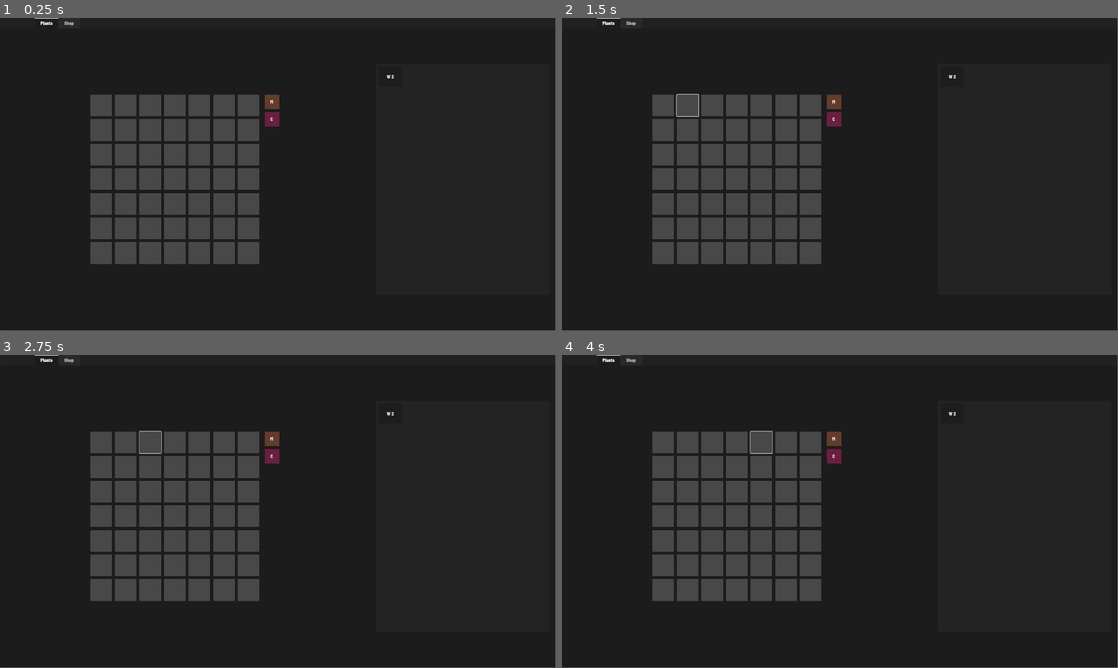
Above: before the commit, frames 1-4 (two rows, left to right).
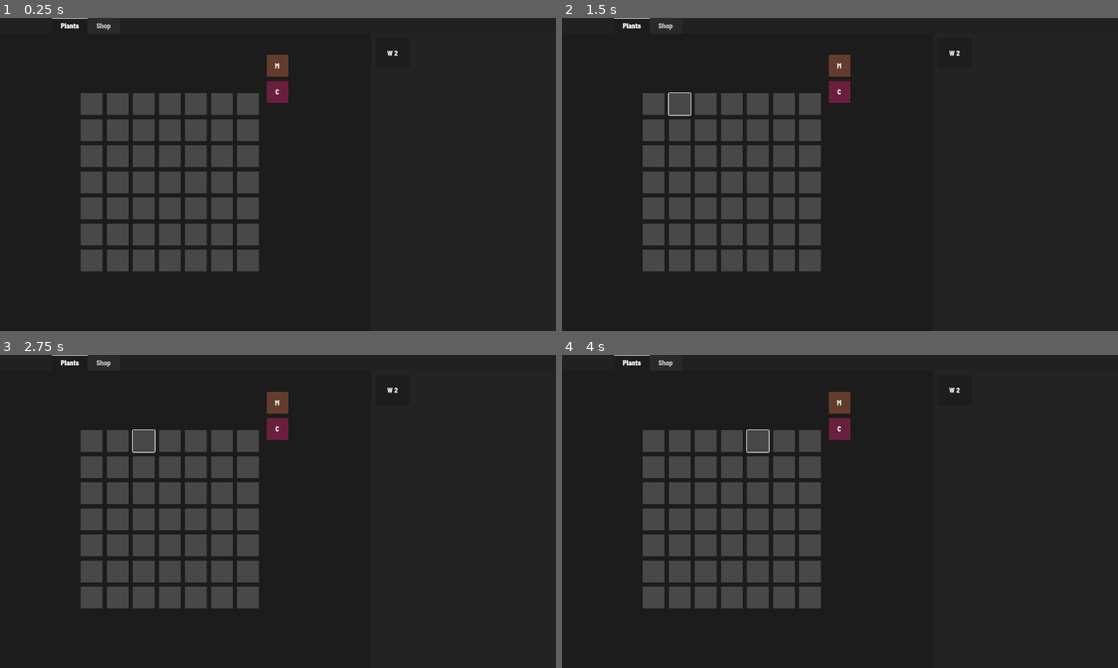
Above: after the commit, the same moments.

Repository: tylercchase/agricraft_godot
Game: Godot game, scene res://src/main.tscn
Two runs of this game, one before a commit and one after it. Both use one fixed random seed, a clock stepped at 60 frames per second and the inputs below. The engine's default icon, where the game draws it, is replaced by a stand-in: a white triangle on a blue panel in a dark square.
Inputs (mouse positions are in pixels of both pictures, inside the frame that each line leads up to; where the layout moved, square brackets give the same spot in the first picture):
- Up to frame 1 (0.25 s): no input
- Up to frame 2 (1.5 s): click (650, 102) [662, 105] at 0.5 s; click (678, 102) [689, 105] at 1.25 s
- Up to frame 3 (2.75 s): click (144, 439) [150, 442] at 2 s
- Up to frame 4 (4 s): click (734, 439) [734, 442] at 2.75 s; click (756, 439) [762, 442] at 3.5 s
In our replay, the window is 799x449 before the commit and 800x450 after it. These sizes can differ from the game's own. Grey fills any space a smaller window leaves; there, only what the larger window draws over its background counts as a difference.

The runs differ from the first frame. In frame 1, 7.6% of the frame differs, in the area x 6-72%, y 0-81%; in frame 2, 7.7%; in frame 3, 7.7%; in frame 4, 7.7%.

Commit message:
style: resolution stuff

Diff:
--- a/project.godot
+++ b/project.godot
@@ -21,8 +21,8 @@
 
 [display]
 
-window/size/viewport_width=1920
-window/size/viewport_height=1080
+window/size/viewport_width=1280
+window/size/viewport_height=720
 
 [editor_plugins]
 
--- a/src/plant_box/plant_box.tscn
+++ b/src/plant_box/plant_box.tscn
@@ -7,7 +7,7 @@
 bg_color = Color(0.282353, 0.282353, 0.282353, 1)
 
 [node name="PlantBox" type="Button"]
-custom_minimum_size = Vector2(75, 75)
+custom_minimum_size = Vector2(50, 50)
 offset_right = 50.0
 offset_bottom = 50.0
 flat = true
--- a/src/sidebar/sidebar_menu.tscn
+++ b/src/sidebar/sidebar_menu.tscn
@@ -3,32 +3,38 @@
 [ext_resource type="Script" uid="uid://ck2vpuaba5exs" path="res://src/sidebar/sidebar_menu.gd" id="1_05snc"]
 [ext_resource type="PackedScene" uid="uid://bumsxfixnyqln" path="res://src/sidebar/inventory/inventory_container.tscn" id="2_vqytk"]
 
-[node name="MenuContainer" type="CenterContainer"]
+[node name="MenuContainer" type="VBoxContainer"]
 anchors_preset = 15
 anchor_right = 1.0
 anchor_bottom = 1.0
 grow_horizontal = 2
 grow_vertical = 2
 size_flags_horizontal = 3
+alignment = 1
 script = ExtResource("1_05snc")
 
-[node name="PanelContainer" type="PanelContainer" parent="."]
-custom_minimum_size = Vector2(600, 800)
+[node name="HBoxContainer" type="HBoxContainer" parent="."]
 layout_mode = 2
+size_flags_vertical = 3
+alignment = 1
 
-[node name="MarginContainer" type="MarginContainer" parent="PanelContainer"]
+[node name="PanelContainer" type="PanelContainer" parent="HBoxContainer"]
+layout_mode = 2
+size_flags_horizontal = 3
+
+[node name="MarginContainer" type="MarginContainer" parent="HBoxContainer/PanelContainer"]
 layout_mode = 2
 theme_override_constants/margin_left = 10
 theme_override_constants/margin_top = 10
 theme_override_constants/margin_right = 10
 theme_override_constants/margin_bottom = 10
 
-[node name="ScrollContainer" type="ScrollContainer" parent="PanelContainer/MarginContainer"]
+[node name="ScrollContainer" type="ScrollContainer" parent="HBoxContainer/PanelContainer/MarginContainer"]
 layout_mode = 2
 
-[node name="VBoxContainer" type="VBoxContainer" parent="PanelContainer/MarginContainer/ScrollContainer"]
+[node name="VBoxContainer" type="VBoxContainer" parent="HBoxContainer/PanelContainer/MarginContainer/ScrollContainer"]
 layout_mode = 2
 
-[node name="InventoryContainer" parent="PanelContainer/MarginContainer/ScrollContainer/VBoxContainer" instance=ExtResource("2_vqytk")]
+[node name="InventoryContainer" parent="HBoxContainer/PanelContainer/MarginContainer/ScrollContainer/VBoxContainer" instance=ExtResource("2_vqytk")]
 unique_name_in_owner = true
 layout_mode = 2
